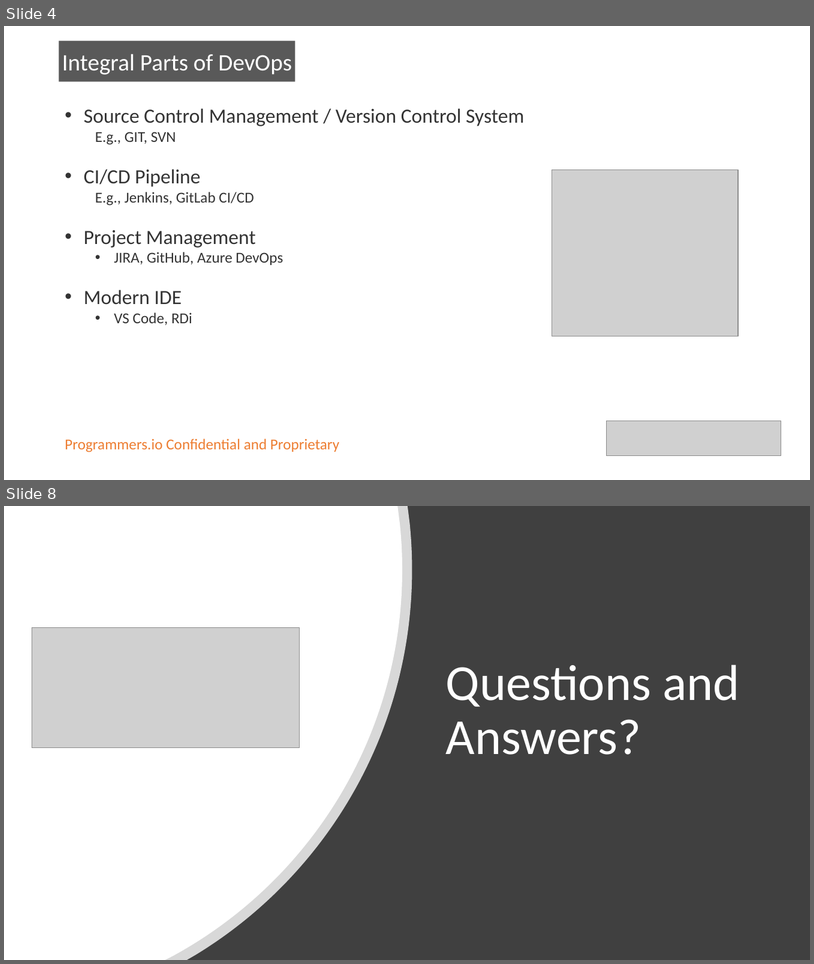
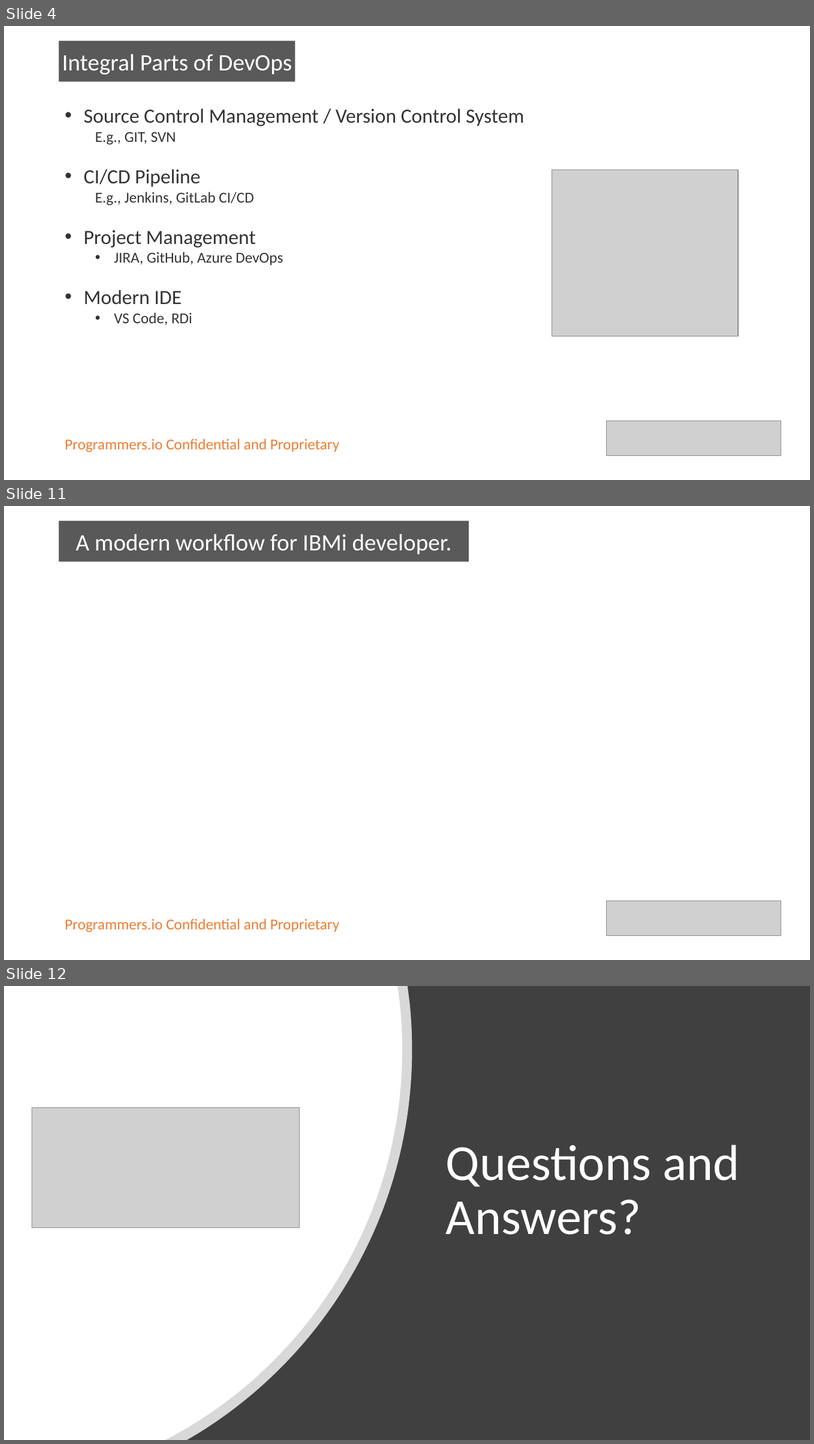
Before and after one commit to ravisankar-PIO/devopsonibmi, a slide deck: DevOps on IBMi.pptx. Shown one above the other, each under a label of ours: slides 4 and 8 before the commit, slides 4, 11 and 12 after it; the slides between them are not shown. The pictures are 814x964 and 814x1444 pixels, drawn with LibreOffice and Linux fonts; fonts in the diff are those of the drawing; grey boxes stand for pictures. Boxes give left, top, right and bottom in pixels: in the first picture for what was removed or moved away, otherwise in the second. Text is boxed around its words. In the diff, an @@ line names an element or a change of style, - is before the commit and + after.

```diff
--- a/DevOps on IBMi.pptx
+++ b/DevOps on IBMi.pptx
@@ slide 11 added at box(4, 506, 810, 960), background #FFFFFF @@
@@ rectangle added at box(59, 520, 469, 561), fill #595959, 28 pt, text #FFFFFF @@
+A modern workflow for IBMi developer.
@@ picture added at box(607, 900, 782, 936) @@
@@ rectangle added at box(59, 912, 374, 936), outline #FFFFFF 0.75 pt, 18 pt, text #ED7D31 @@
+Programmers.io Confidential and Proprietary
@@ what was slide 8 is now slide 12 @@
```
Also in this commit, not shown: 4 slides changed, 3 other slides added, 1 other file.
